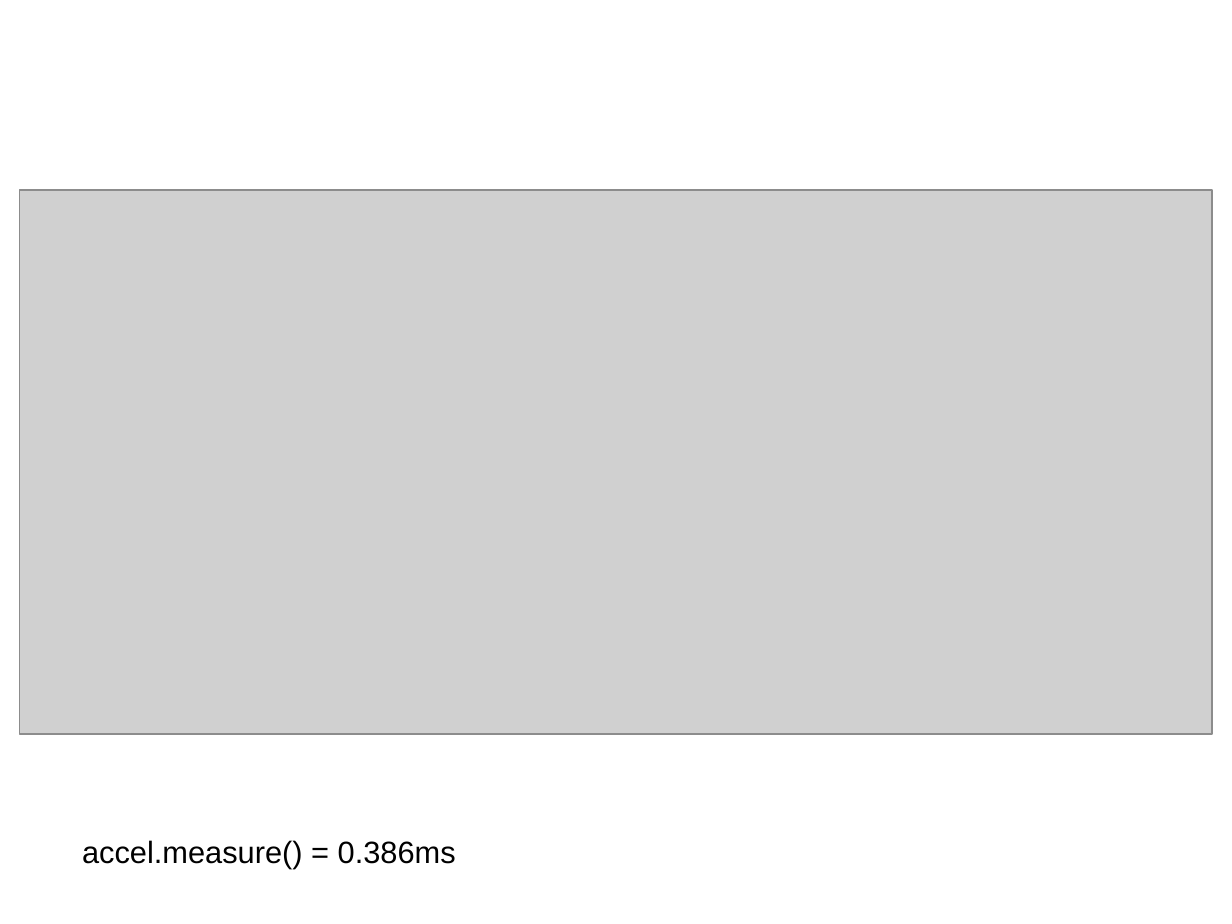
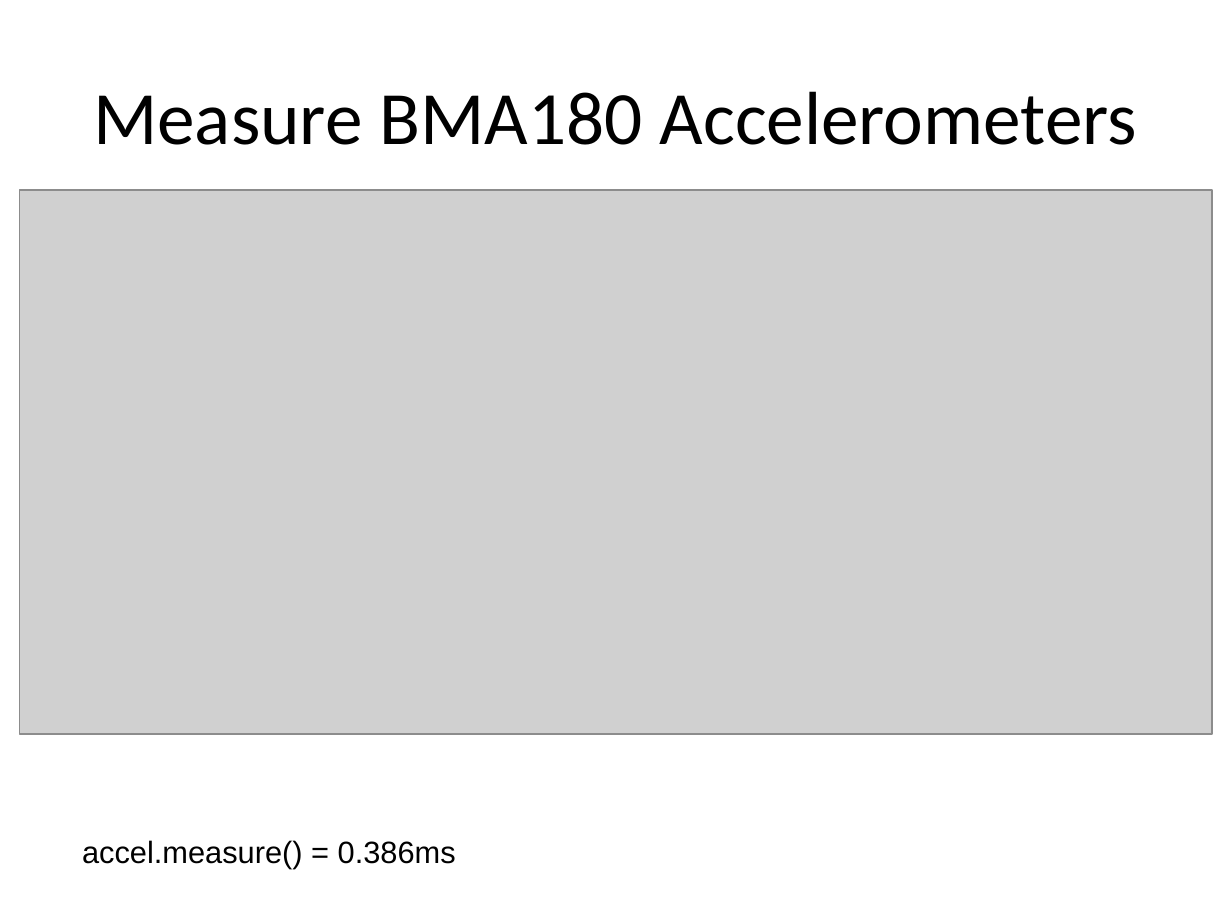
Before and after one commit to zap92/aeroquad, a slide deck: slide 5 of Documentation/Timing/TimingStudy.ppt (slide 3 before the commit). Drawn at 1232x924 pixels with LibreOffice and Linux fonts; fonts in the diff are those of the drawing; grey boxes stand for pictures. Boxes give left, top, right and bottom in pixels: in the first picture for what was removed or moved away, otherwise in the second. Text is boxed around its words. In the diff, an @@ line names an element or a change of style, - is before the commit and + after.

```diff
--- a/Documentation/Timing/TimingStudy.ppt
+++ b/Documentation/Timing/TimingStudy.ppt
@@ title added at box(93, 91, 1137, 145), 44 pt, text #000000 @@
+Measure BMA180 Accelerometers
```
Also in this commit, not shown: 6 other slides changed, 5 slides added, 4 slides removed, 1 other file.
